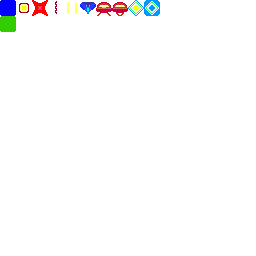
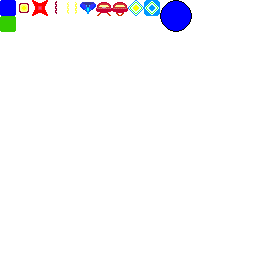
Comparing the layer stacks of the two 256 x 256 images. Changes:
added layer "big-ship-top-left" above "big-ship-top-right" over [160, 0, 176, 16]
added layer "big-ship-top-right" above "big-ship-bottom-left" over [176, 0, 192, 16]
added layer "big-ship-bottom-left" above "big-ship-bottom-right" over [160, 16, 176, 32]
added layer "big-ship-bottom-right" above "block-green" over [176, 16, 192, 32]
